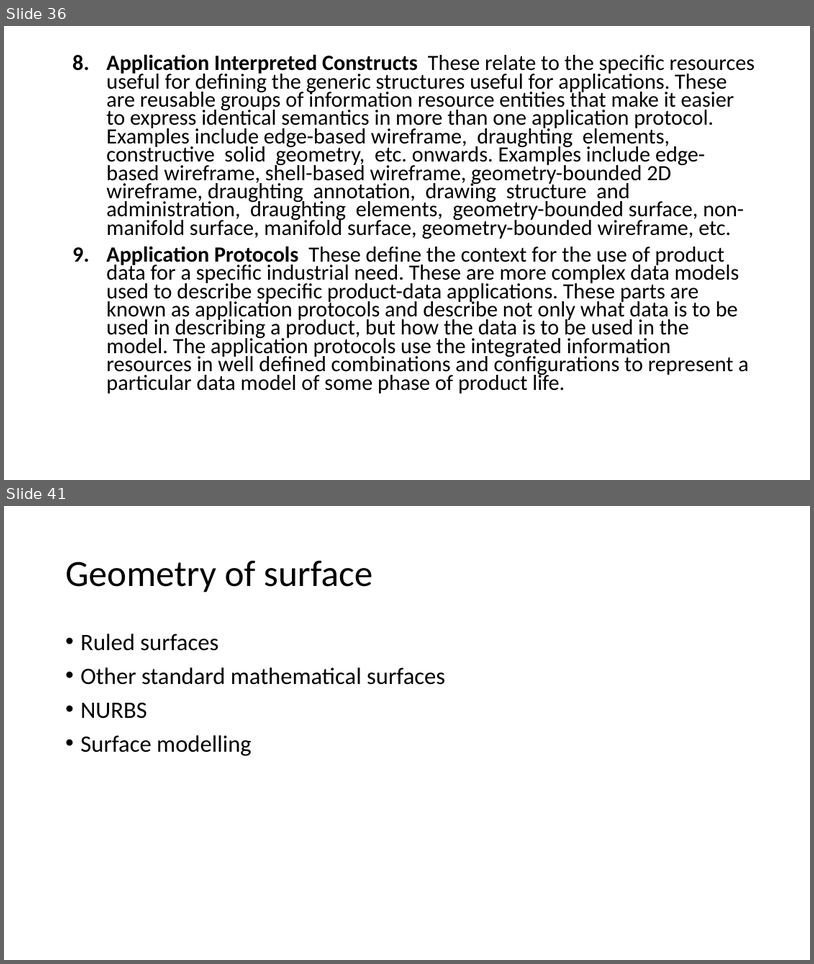
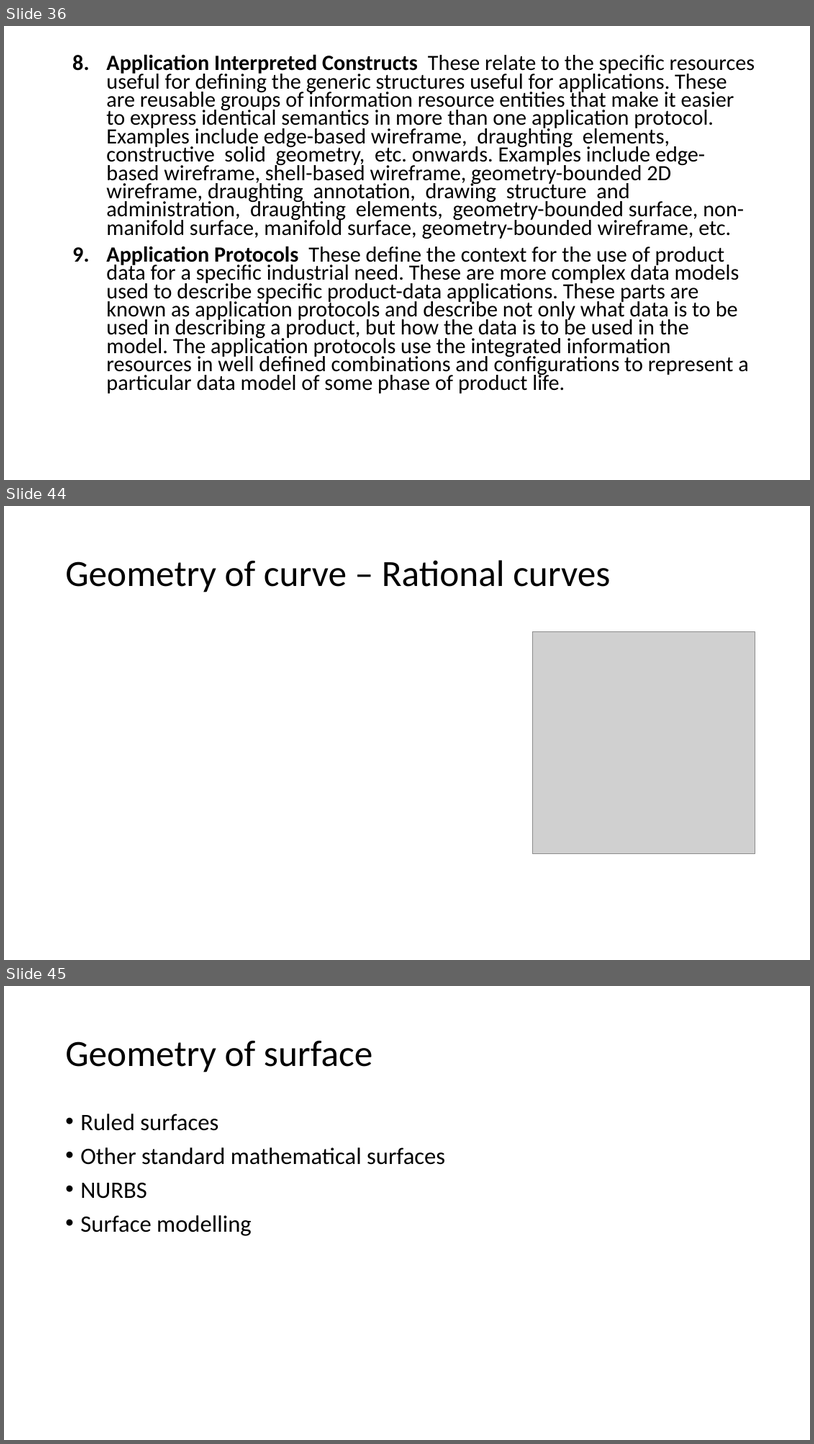
Before and after one commit to Jinny-Ching/cad_cam_course, a slide deck: CAD_CAM.pptx. Shown one above the other, each under a label of ours: slides 36 and 41 before the commit, slides 36, 44 and 45 after it; the slides between them are not shown. The pictures are 814x964 and 814x1444 pixels, drawn with LibreOffice and Linux fonts; fonts in the diff are those of the drawing; grey boxes stand for pictures. Boxes give left, top, right and bottom in pixels: in the first picture for what was removed or moved away, otherwise in the second. Text is boxed around its words. In the diff, an @@ line names an element or a change of style, - is before the commit and + after.

Commit message:
goemetric modelling-curve

```diff
--- a/CAD_CAM.pptx
+++ b/CAD_CAM.pptx
@@ slide 44 added at (4,506,810,960), background #FFFFFF @@
@@ title added at (65,560,610,592), 44 pt, text #000000 @@
+Geometry of curve – Rational curves
@@ picture added at (532,631,755,853) @@
@@ what was slide 41 is now slide 45 @@
```
Also in this commit, not shown: 7 slides changed, 8 other slides added, 1 slide removed.
